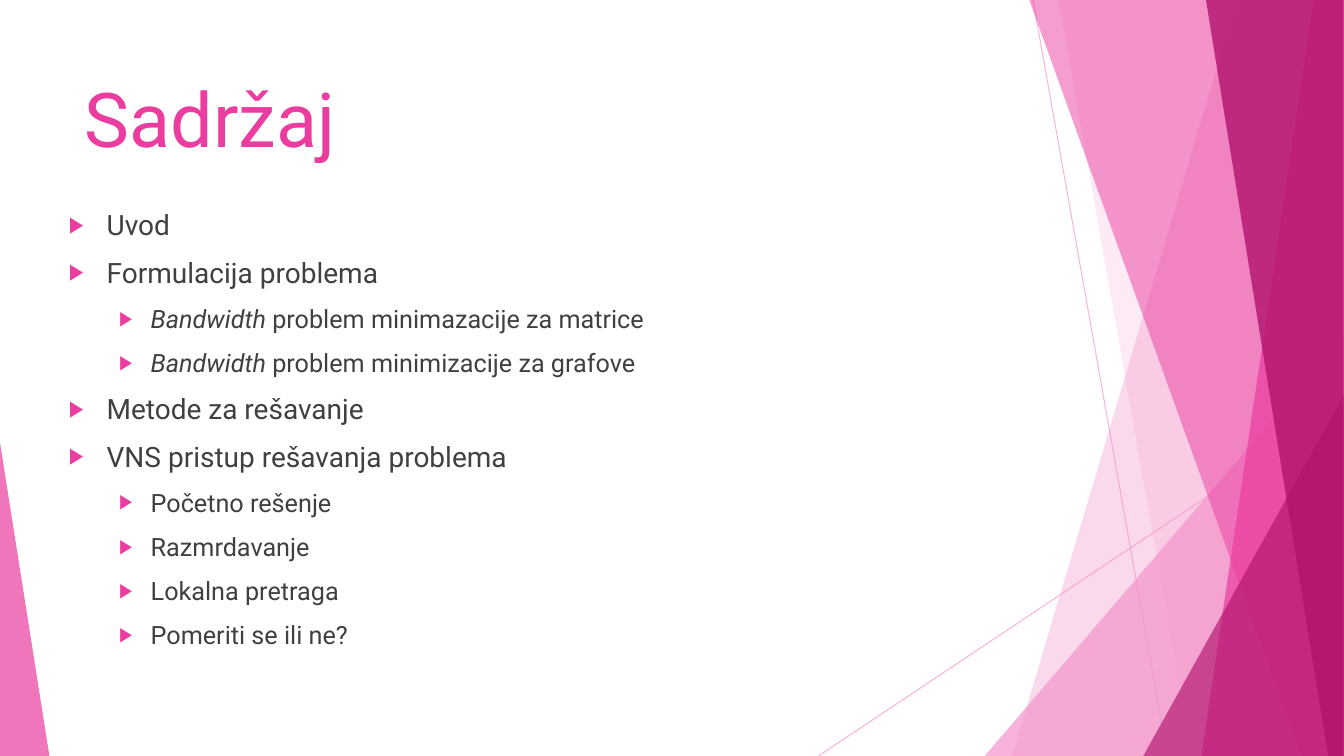
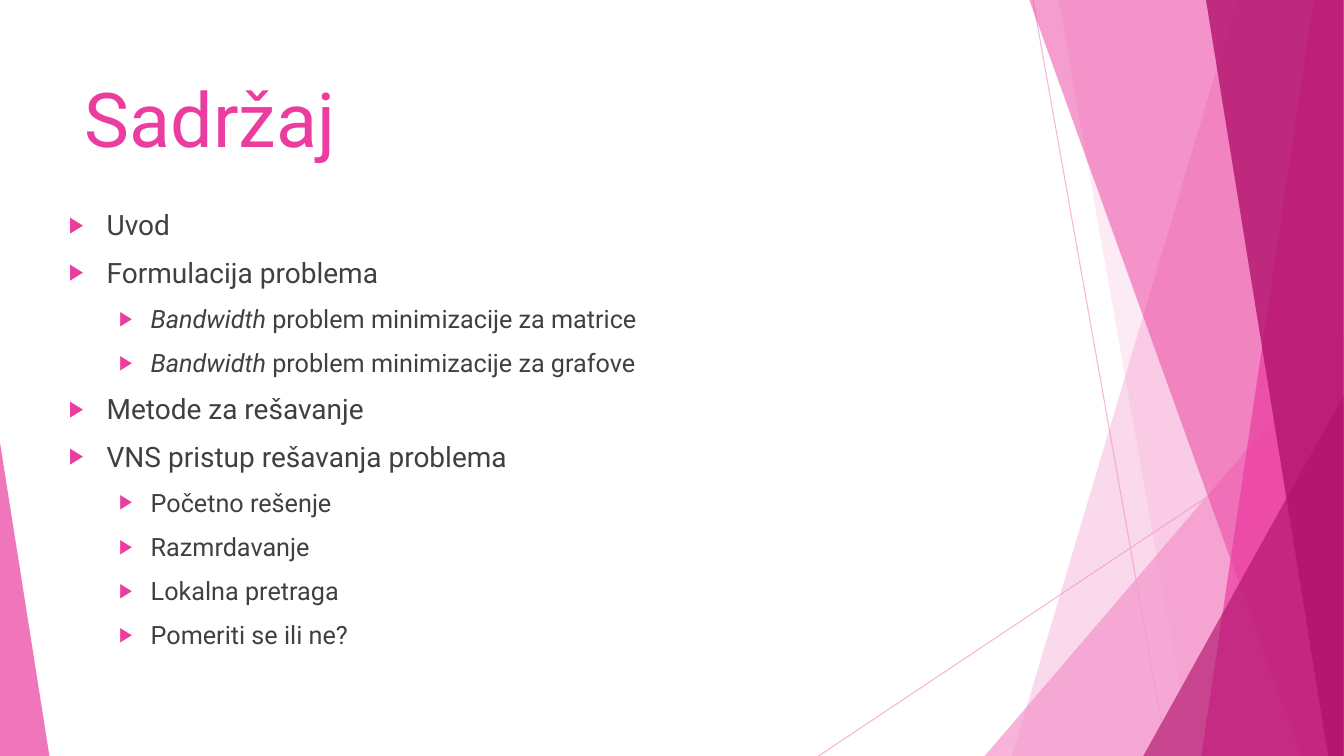
Before and after one commit to NevenaaNikolic/Bandwidth-minimization-problem, a slide deck: slide 2 of Presentation/BMP.ppsx. Drawn at 1344x756 pixels with LibreOffice and Linux fonts; fonts in the diff are those of the drawing. Boxes give left, top, right and bottom in pixels: in the first picture for what was removed or moved away, otherwise in the second. Text is boxed around its words. In the diff, an @@ line names an element or a change of style, - is before the commit and + after.

```diff
--- a/Presentation/BMP.ppsx
+++ b/Presentation/BMP.ppsx
@@ text at (151, 309, 636, 334): text changed @@
-  ▶ Bandwidth problem minimazacije za matrice
+  ▶ Bandwidth problem minimizacije za matrice
```
Also in this commit, not shown: 3 other slides changed.
